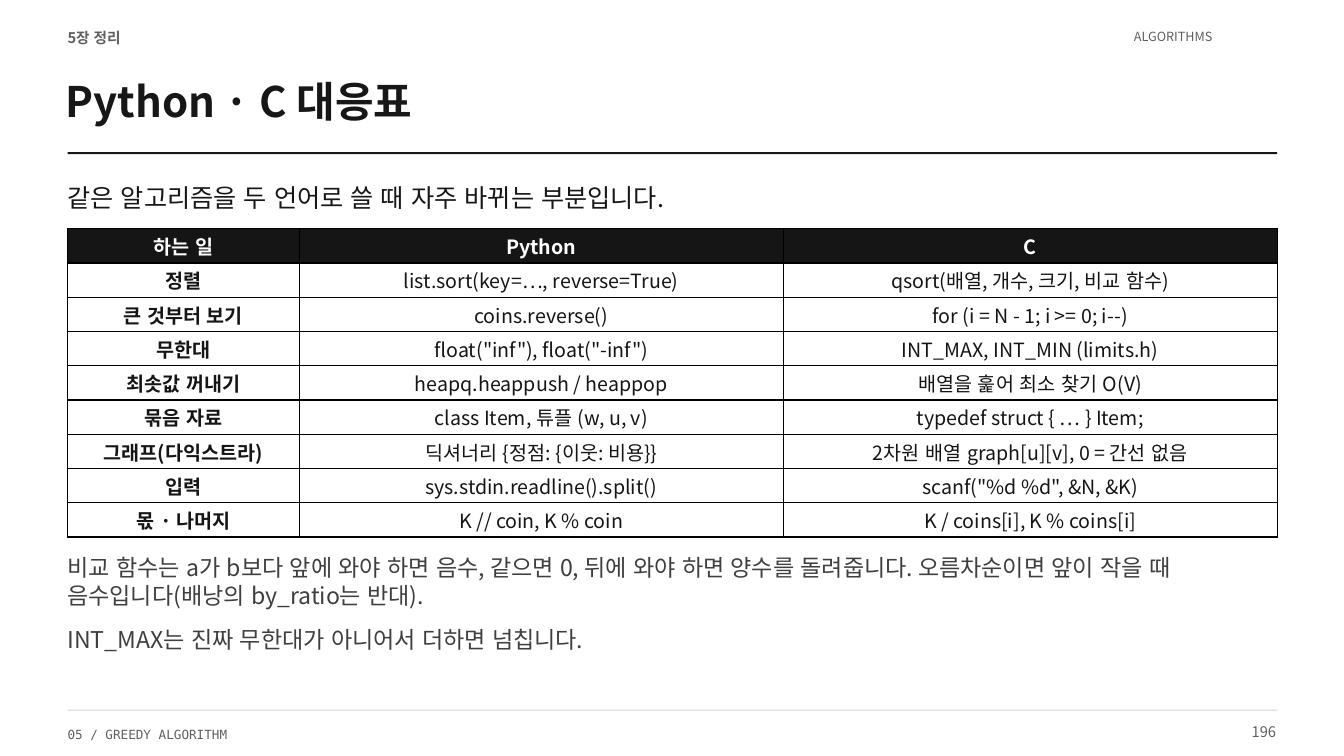
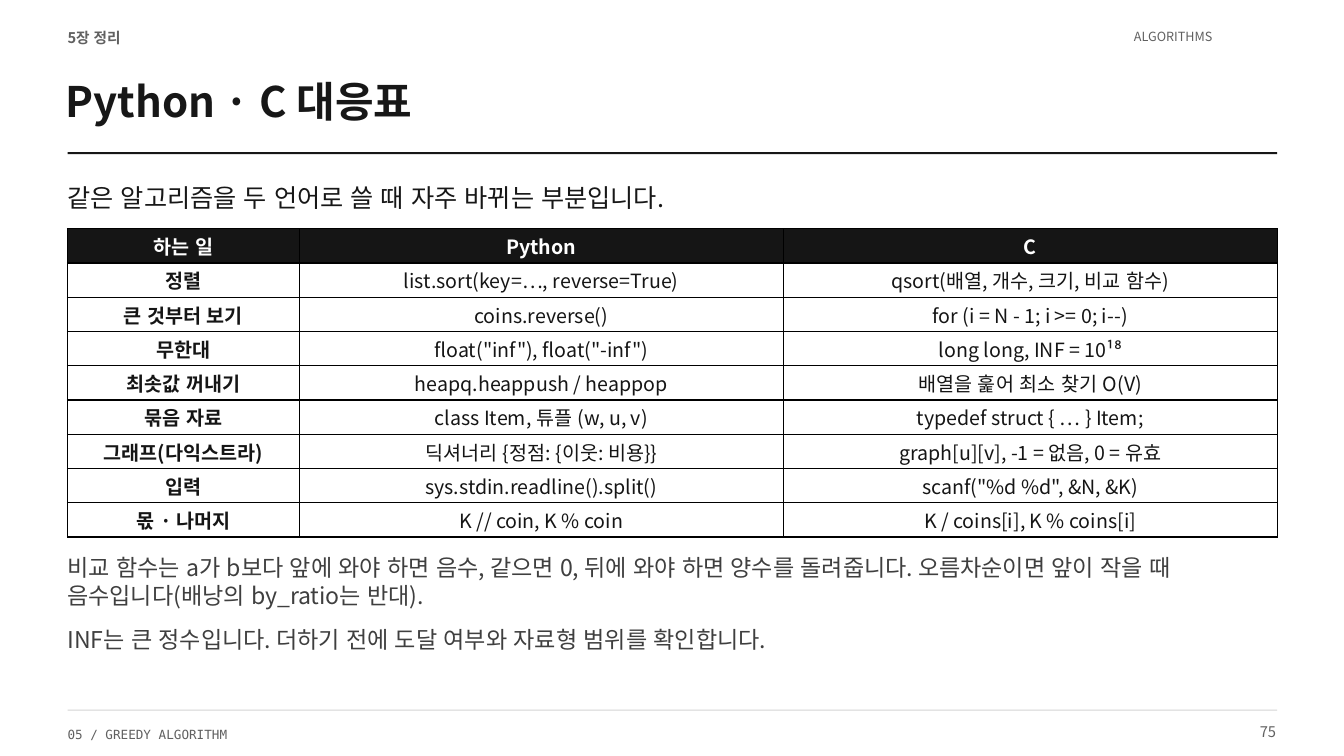
Before and after one commit to Sangdon-Park/Sangdon-Park.github.io, a slide deck: slide 75 of data/알고리즘/5장_그리디_알고리즘.pptx (slide 196 before the commit). Drawn at 1344x756 pixels with LibreOffice and Linux fonts; fonts in the diff are those of the drawing. Boxes give left, top, right and bottom in pixels: in the first picture for what was removed or moved away, otherwise in the second. Text is boxed around its words. In the diff, an @@ line names an element or a change of style, - is before the commit and + after.

```diff
--- a/data/알고리즘/5장_그리디_알고리즘.pptx
+++ b/data/알고리즘/5장_그리디_알고리즘.pptx
@@ table at (x1=68, y1=229, x2=1277, y2=537) @@
-row 4, column 3: INT_MAX, INT_MIN (limits.h)
+row 4, column 3: long long, INF = 10¹⁸
-row 7, column 3: 2차원 배열 graph[u][v], 0 = 간선 없음
+row 7, column 3: graph[u][v], -1 = 없음, 0 = 유효
@@ text at (x1=68, y1=628, x2=766, y2=650): text changed @@
-INT_MAX는 진짜 무한대가 아니어서 더하면 넘칩니다.
+INF는 큰 정수입니다. 더하기 전에 도달 여부와 자료형 범위를 확인합니다.
@@ text at (x1=1260, y1=726, x2=1276, y2=737): text changed @@
-196
+75
```
Also in this commit, not shown: 67 other slides changed, 6 slides added, 128 slides removed, 5 other files.
